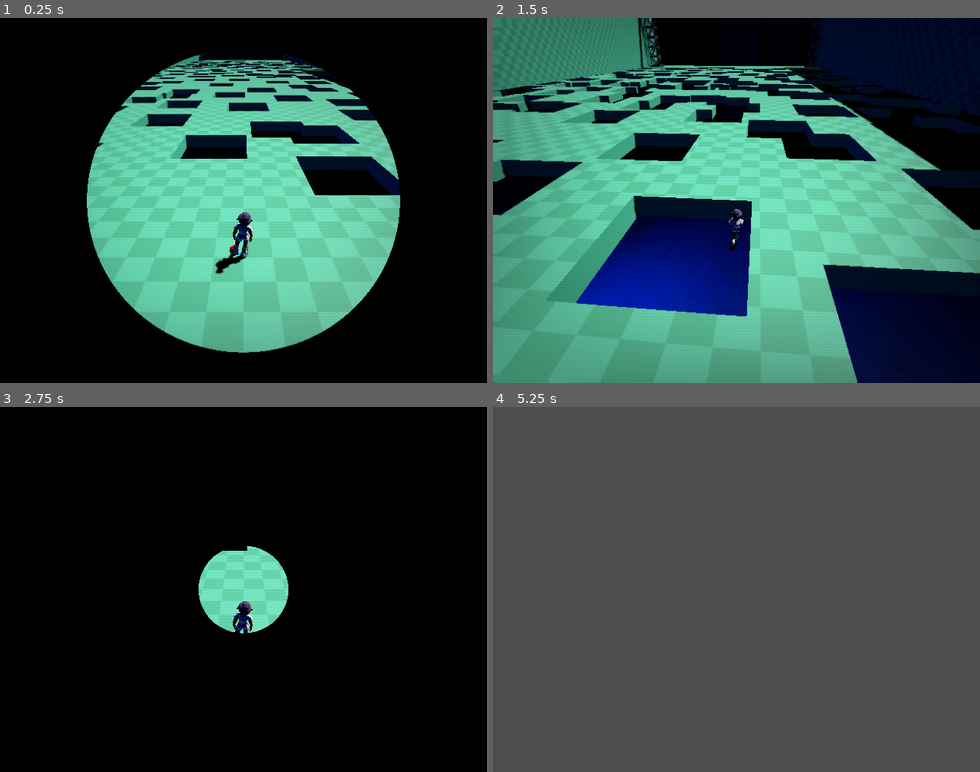
Above: before the commit, frames 1-4 (two rows, left to right).
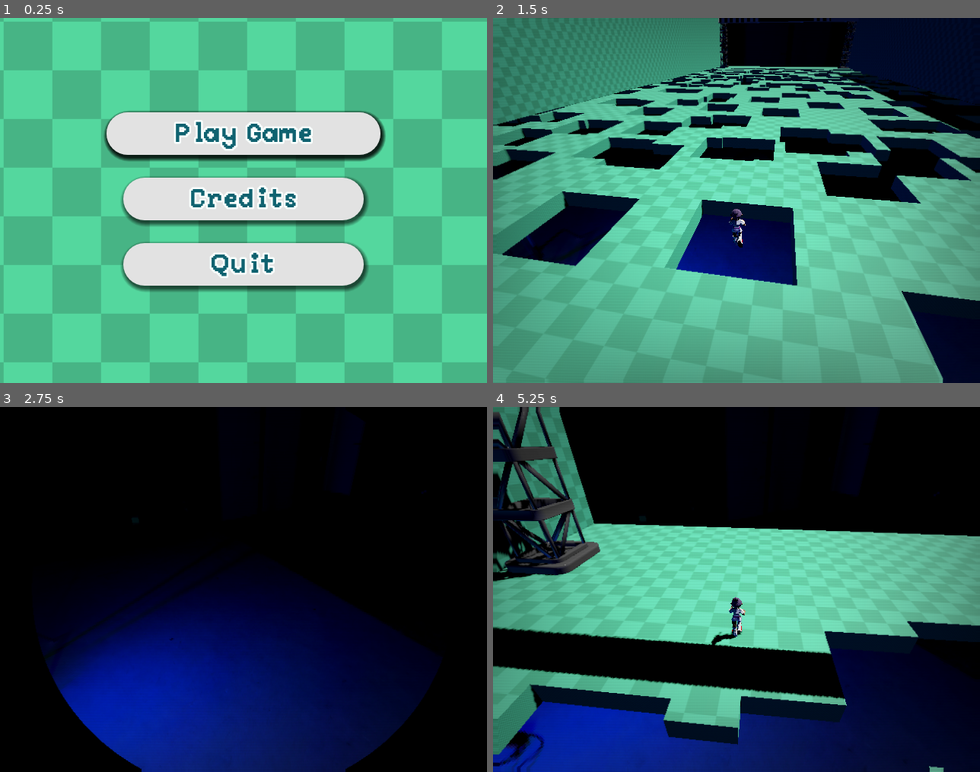
Above: after the commit, the same moments.

Repository: lognasmeow/Wonder
Game: Godot game, scene res://UI/Screens/MainMenu/MainMenu.tscn
Same seed, same stepped clock (60 frames per second), same inputs: the game is played once before the commit and once after it. Before the commit the project starts from res://Maps/map_main.tscn.
Inputs (mouse positions are in pixels of both pictures, inside the frame that each line leads up to):
- Up to frame 1 (0.25 s): no input
- Up to frame 2 (1.5 s): move the mouse to (760, 200) at 0.52 s; hold W (up) from 0.53 s (still down); tap Space (jump) at 0.77 s; move the mouse to (712, 200) at 1.27 s
- Up to frame 3 (2.75 s): keep holding W (up); tap Space (jump) at 1.52 s; move the mouse to (253, 582) at 2.02 s
- Up to frame 4 (5.25 s): keep holding W (up); move the mouse to (731, 596) at 2.77 s; tap Space (jump) at 3.02, 3.77, 4.52 s; move the mouse to (775, 593) at 3.52 s; move the mouse to (697, 585) at 4.27 s; move the mouse to (741, 589) at 5.02 s

The runs differ from the first frame. In frame 1, 94% of the frame differs, in the area x 0-100%, y 0-100%; in frame 2, 44%; in frame 3, 34%; in frame 4, 99%.

Commit message:
main menu

Diff:
--- /dev/null
+++ b/Assets/Shaders/backgroundScroll.gdshader
@@ -0,0 +1,8 @@
+shader_type canvas_item;
+
+uniform float speed = 0.15;
+
+void vertex() {
+	UV.x -= TIME * speed;
+	UV.y -= TIME * speed;
+}
--- a/UI/Buttons/BaseButton.tscn
+++ b/UI/Buttons/BaseButton.tscn
@@ -23,6 +23,7 @@
 grow_vertical = 2
 size_flags_horizontal = 4
 size_flags_vertical = 4
+mouse_filter = 2
 theme = SubResource("Theme_hdqoq")
 theme_override_colors/font_color = Color(0.05882353, 0.38431373, 0.4392157, 1)
 theme_override_colors/font_focus_color = Color(0.05882353, 0.38431373, 0.4392157, 1)
--- a/UI/Buttons/base_button.gd
+++ b/UI/Buttons/base_button.gd
@@ -9,6 +9,8 @@
 var tween: Tween
 
 func _ready():
+	if tween:
+		tween.kill()
 	defaultCustomMinimumSize = get("custom_minimum_size")
 	newCustomMinimumSize.x = defaultCustomMinimumSize.x * 1.2
 
--- /dev/null
+++ b/UI/Screens/MainMenu/MainMenu.tscn
@@ -0,0 +1,59 @@
+[gd_scene format=3 uid="uid://63vv873dho8l"]
+
+[ext_resource type="Script" uid="uid://os5hg3gq35fh" path="res://UI/Screens/MainMenu/main_menu.gd" id="1_hrcas"]
+[ext_resource type="PackedScene" uid="uid://dm0y8xtnwu3av" path="res://UI/Buttons/BaseButton.tscn" id="2_ok2ec"]
+[ext_resource type="Shader" uid="uid://d2opdhdffl43g" path="res://Assets/Shaders/backgroundScroll.gdshader" id="2_ug185"]
+[ext_resource type="Texture2D" uid="uid://bv0grgpwt0x7c" path="res://Assets/Textures/checkerboard.png" id="2_uvf62"]
+
+[sub_resource type="ShaderMaterial" id="ShaderMaterial_uvf62"]
+shader = ExtResource("2_ug185")
+shader_parameter/speed = 0.15
+
+[node name="MainMenu" type="Control" unique_id=1828366915]
+layout_mode = 3
+anchors_preset = 15
+anchor_right = 1.0
+anchor_bottom = 1.0
+grow_horizontal = 2
+grow_vertical = 2
+script = ExtResource("1_hrcas")
+
+[node name="TextureRect" type="TextureRect" parent="." unique_id=348371895]
+modulate = Color(0.32941177, 0.84313726, 0.61960787, 1)
+material = SubResource("ShaderMaterial_uvf62")
+layout_mode = 0
+offset_right = 640.0
+offset_bottom = 480.0
+texture = ExtResource("2_uvf62")
+stretch_mode = 1
+
+[node name="VBoxContainer" type="VBoxContainer" parent="." unique_id=1285438787]
+layout_mode = 1
+anchors_preset = 8
+anchor_left = 0.5
+anchor_top = 0.5
+anchor_right = 0.5
+anchor_bottom = 0.5
+offset_left = -20.0
+offset_top = -20.0
+offset_right = 20.0
+offset_bottom = 20.0
+grow_horizontal = 2
+grow_vertical = 2
+theme_override_constants/separation = 50
+
+[node name="btnPlay" parent="VBoxContainer" unique_id=74916123 instance=ExtResource("2_ok2ec")]
+layout_mode = 2
+text = "Play Game"
+
+[node name="btnCredits" parent="VBoxContainer" unique_id=1857903232 instance=ExtResource("2_ok2ec")]
+layout_mode = 2
+text = "Credits"
+
+[node name="btnQuit" parent="VBoxContainer" unique_id=1713870495 instance=ExtResource("2_ok2ec")]
+layout_mode = 2
+text = "Quit"
+
+[connection signal="pressed" from="VBoxContainer/btnPlay" to="." method="_on_btn_play_pressed"]
+[connection signal="pressed" from="VBoxContainer/btnCredits" to="." method="_on_btn_credits_pressed"]
+[connection signal="pressed" from="VBoxContainer/btnQuit" to="." method="_on_btn_quit_pressed"]
--- /dev/null
+++ b/UI/Screens/MainMenu/main_menu.gd
@@ -0,0 +1,18 @@
+extends Control
+
+@onready var vbox: VBoxContainer = $VBoxContainer
+
+func _ready():
+	vbox.get_child(0).grab_focus()
+
+
+func _on_btn_play_pressed():
+	get_tree().change_scene_to_file("res://Maps/map_main.tscn")
+
+
+func _on_btn_credits_pressed():
+	pass # Replace with function body.
+
+
+func _on_btn_quit_pressed():
+	get_tree().quit()
--- a/project.godot
+++ b/project.godot
@@ -11,7 +11,7 @@
 [application]
 
 config/name="Wonder"
-run/main_scene="uid://b57ptewcyhlft"
+run/main_scene="uid://63vv873dho8l"
 config/features=PackedStringArray("4.6", "Forward Plus")
 run/max_fps=60
 config/icon="uid://by0m7nw25ftbv"
Not shown, added: Assets/Shaders/backgroundScroll.gdshader.uid
Not shown, added: UI/Screens/MainMenu/main_menu.gd.uid
